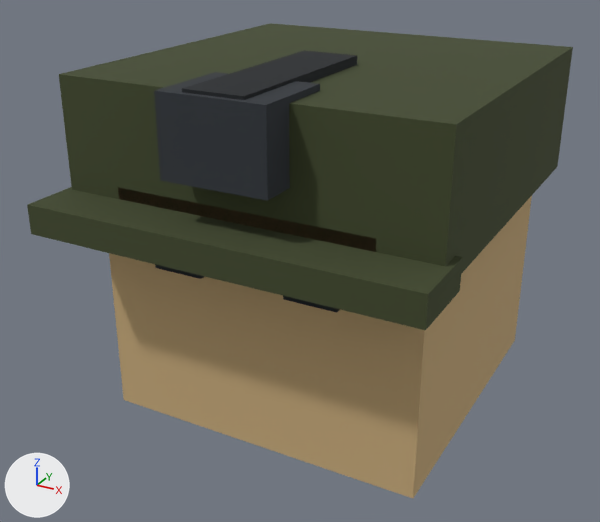
What one commit did to the FBX model assets/3d/export/pc_assault_head.fbx.
Before and after are seen from a 50 mm camera at (1.28, -2.59, 1.14) aimed at (-0.06, -0.15, -0.08). The axes (+X, +Y, +Z) are drawn at lower left. The lights are the same throughout. The older version comes first.

The first picture shows 'pc_assault_head'.
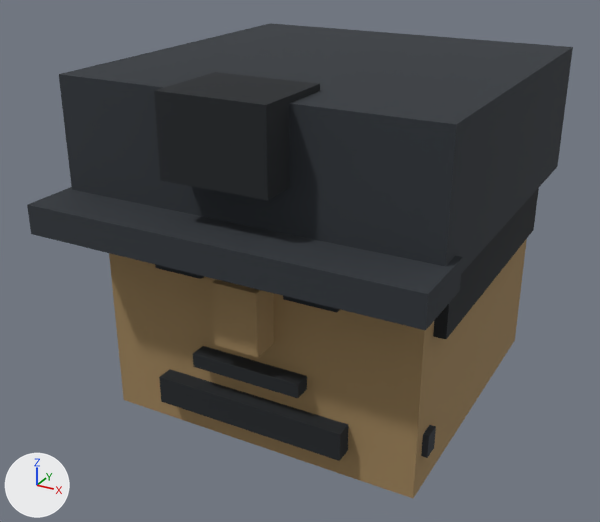
What the commit changed:
me_pc_assault_head is used by ob_pc_assault_head; location (0.0, 0.0, 0.0).
me_pc_assault_head had 64 vertices, 48 faces and spanned x -0.67..0.67, y -0.83..0.65, z -0.59..0.66.
me_pc_assault_head now has 112 vertices, 84 faces and spans x -0.67..0.67, y -0.83..0.71, z -0.59..0.65.
me_pc_assault_head part 1: a new loose piece, a box spanning x -0.08..0.08, y -0.68..-0.56, z -0.17..0.05, in mat_palette (picture img_palette_png).
me_pc_assault_head part 2: a new loose piece, a box spanning x -0.2..0.2, y -0.64..-0.56, z -0.305..-0.255, in mat_palette (picture img_palette_png).
me_pc_assault_head part 3: a new loose piece, a box spanning x -0.6..0.6, y -0.53..-0.47, z -0.46..-0.38, in mat_palette (picture img_palette_png).
me_pc_assault_head part 4: a new loose piece, a box spanning x 0.54..0.62, y -0.5..0.5, z -0.05..0.25, in mat_palette (picture img_palette_png).
me_pc_assault_head part 5: a new loose piece, a box spanning x -0.35..0.35, y -0.64..-0.56, z -0.49..-0.39, in mat_palette (picture img_palette_png).
me_pc_assault_head part 6: the loose piece of 8 vertices spanning x -0.45..0.45, y -0.65..-0.53, z 0.19..0.29 is deleted.
me_pc_assault_head part 7: the loose piece of 8 vertices spanning x -0.1..0.1, y -0.75..-0.05, z 0.46..0.66 is deleted.
me_pc_assault_head part 8: 24 kept faces spanning x -0.67..0.67, y -0.83..0.65, z -0.59..0.65 get new texture (UV) coordinates.
Other edits to the shape of me_pc_assault_head do not show in these pictures.

What differs and where, as boxes [x1, y1, x2, y2] in the pictures (600 x 522 px):
part 1 of me_pc_assault_head, added (brown): after [212, 280, 274, 357]
part 2 of me_pc_assault_head, added: after [193, 346, 307, 398]
part 3 of me_pc_assault_head, added: after [421, 425, 436, 458]
part 4 of me_pc_assault_head, added: after [433, 188, 539, 339]
part 5 of me_pc_assault_head, added: after [159, 369, 348, 461]
part 6 of me_pc_assault_head, deleted: before [118, 187, 376, 252]
part 7 of me_pc_assault_head, deleted: before [182, 50, 357, 100]
part 8 of me_pc_assault_head, surface changed: [27, 23, 573, 498] in both
